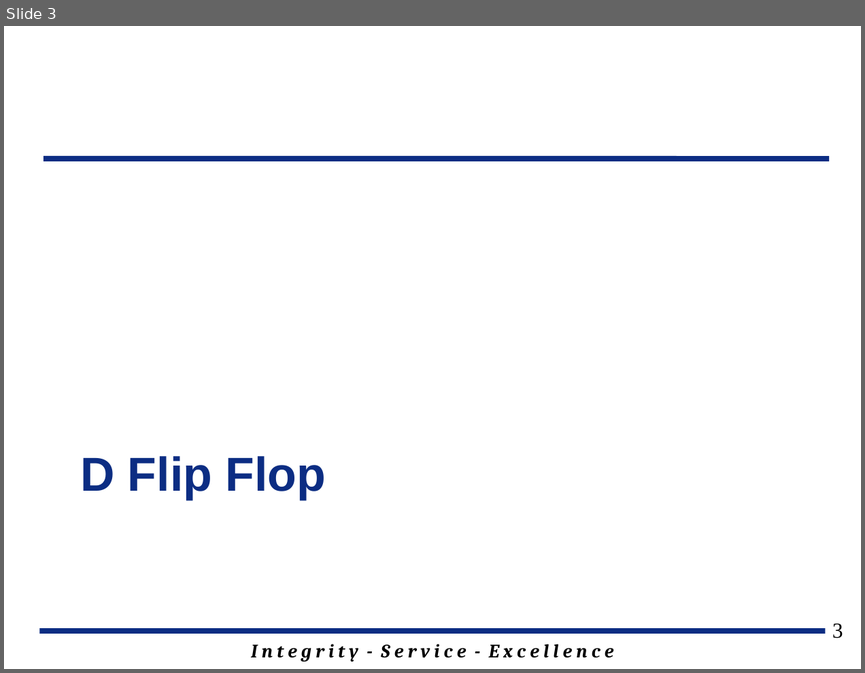
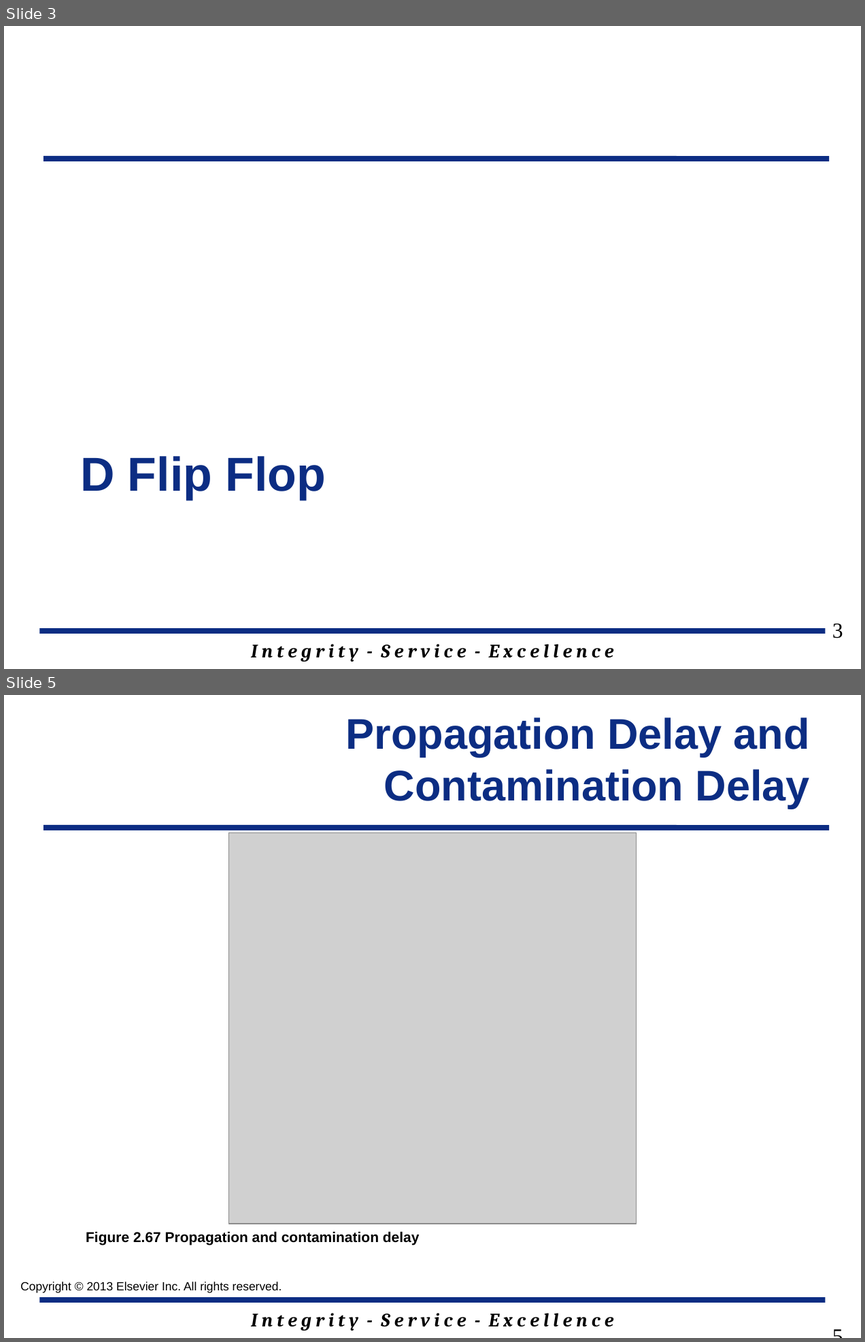
Before and after one commit to jfalkinburg/ECE383_web, a slide deck: lecture/slides/ECE_383_Lec9.pptx. Shown one above the other, each under a label of ours: slide 3 before the commit, slides 3 and 5 after it; the slides between them are not shown. The pictures are 865x673 and 865x1342 pixels, drawn with LibreOffice and Linux fonts; fonts in the diff are those of the drawing; grey boxes stand for pictures; background and template pictures are left out. Boxes give left, top, right and bottom in pixels: in the first picture for what was removed or moved away, otherwise in the second. Text is boxed around its words. In the diff, an @@ line names an element or a change of style, - is before the commit and + after.

```diff
--- a/lecture/slides/ECE_383_Lec9.pptx
+++ b/lecture/slides/ECE_383_Lec9.pptx
@@ slide 5 added at (x1=4, y1=695, x2=861, y2=1338), background #FFFFFF; not listed: 3 template elements that a slide beside it also shows @@
@@ text added at (x1=346, y1=717, x2=810, y2=808), 36 pt, text #0C2D83, bold @@
+Propagation Delay and Contamination Delay
@@ picture added at (x1=228, y1=833, x2=636, y2=1223) @@
@@ text added at (x1=86, y1=1231, x2=419, y2=1244), 12 pt, text #000000, bold @@
+Figure 2.67 Propagation and contamination delay
@@ text added at (x1=20, y1=1281, x2=282, y2=1293), 10 pt, text #000000 @@
+Copyright © 2013 Elsevier Inc. All rights reserved.
@@ page number added at (x1=652, y1=1281, x2=851, y2=1325), 18 pt, text #000000 @@
+5
```
Also in this commit, not shown: 1 slide changed, 13 other slides added, 2 slides removed, 2 other files.
